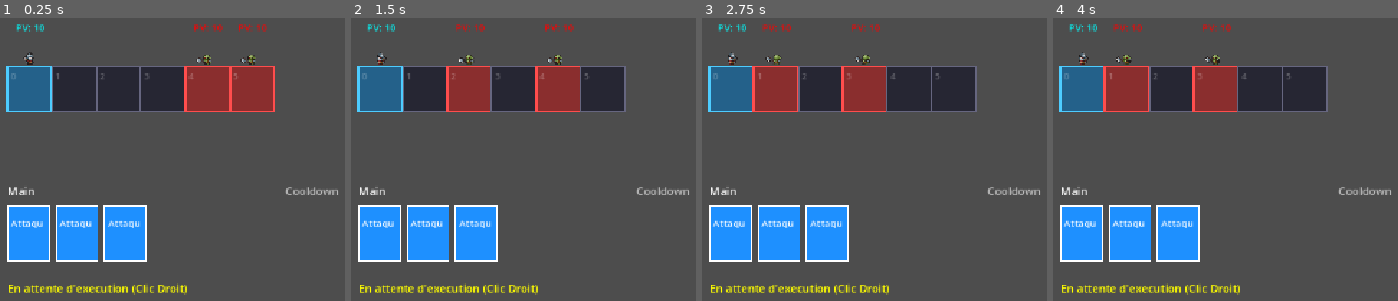
Above: before the commit, frames 1-4 (left to right).
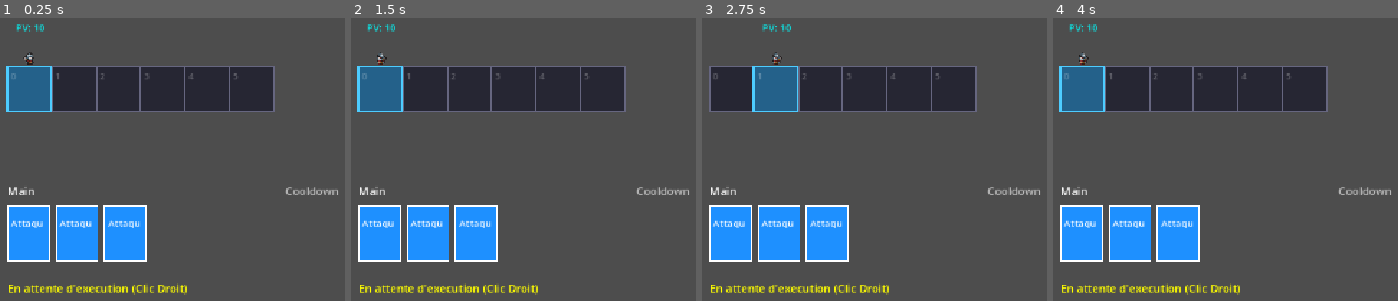
Above: after the commit, the same moments.

Repository: NiorsHaz/GMJ-Instase-2026
Game: Godot game, scene res://Scene/level_test.tscn
The game is run twice, just before and just after one commit, with the same random seed, the same clock (stepped at 60 frames per second) and the same inputs.
Inputs (mouse positions are in pixels of both pictures, inside the frame that each line leads up to):
- Up to frame 1 (0.25 s): no input
- Up to frame 2 (1.5 s): tap Enter (ui_accept) at 0.5, 0.77, 1.25 s; move the mouse to (outside the picture) at 0.52 s; hold Right (ui_right) 0.53-1.28 s; tap E at 0.6, 1.35 s; click (outside the picture) at 0.67 s; move the mouse to (530, 176) at 1.27 s; hold Left (ui_left) from 1.28 s (still down)
- Up to frame 3 (2.75 s): tap Enter (ui_accept) at 1.52, 2 s; move the mouse to (outside the picture) at 2.02 s; release Left (ui_left) at 2.03 s; hold Right (ui_right) from 2.03 s (still down); tap E at 2.1 s
- Up to frame 4 (4 s): tap Enter (ui_accept) at 2.75, 3.02, 3.5, 3.77 s; move the mouse to (1349, 244) at 2.77 s; tap E at 2.85, 3.6 s; click (1349, 244) at 2.92 s; move the mouse to (outside the picture) at 3.52 s; release Right (ui_right) at 3.53 s; hold Left (ui_left) from 3.53 s (still down)

The runs differ from the first frame. In frame 1, 4.7% of the frame differs, in the area x 53-80%, y 2-34%; in frame 2, 4.6%; in frame 3, 7.0%, in the area x 1-54%, y 2-34%; in frame 4, 4.7%.

Commit message:
Update wordDatabase

Diff:
--- a/Scripts/Classes/books_stats.gd
+++ b/Scripts/Classes/books_stats.gd
@@ -12,26 +12,27 @@
 @export var icons: Texture2D
 @export var selling_price : int = 0
 @export var buying_price : int = 0
+@export var max_word : int = 4
 
 @export_group("book_words")
 @export var word_database: WordDatabases
 @export var word_ids: Array[int] = []
 
-
 func get_words() -> Array[WordStats]:
 	var result: Array[WordStats] = []
+	if word_database == null:
+		push_warning("word_database est null")
+		return result
 
-	if word_database == null:
-		return result
+	print("Livre: ", name, " | ", resource_path, " | word_ids = ", word_ids)
 
 	for word_id in word_ids:
 		var word = word_database.find_by_id(word_id)
-
-		if word != null:
-			result.append(word)
-
+		print("  id demandé ", word_id, " -> ", word)
+		if word == null:
+			continue
+		result.append(word)
 	return result
-
 
 @export_group("type_book_stats")
 @export var book_type_id: int = 0
--- a/Scripts/Classes/players_stats.gd
+++ b/Scripts/Classes/players_stats.gd
@@ -1,6 +1,7 @@
 class_name PlayersStats extends Resource
 
 @export_group("player_stats")
+
 @export var pv := 10
 @export var stunt := 5
 @export var left_range := 0
--- a/Scripts/Classes/word_database.gd
+++ b/Scripts/Classes/word_database.gd
@@ -2,7 +2,15 @@
 
 @export var words : Array[WordStats] = []
 
-func find_by_id( word_id : int) -> WordStats:
+func find_by_id(word_id : int) -> WordStats:
 	for word in words:
-		return word
+		if word != null and word.id == word_id:
+			return word
 	return null
+
+func find_all() -> Array[WordStats]:
+	var result: Array[WordStats] = []
+	for word in words:
+		if word != null:
+			result.append(word)
+	return result
--- a/Scripts/script.gd
+++ b/Scripts/script.gd
@@ -25,7 +25,7 @@
 	generate_grid()
 	spawn_player()
 	# spawn_enemy()
-	spawn_enemies(2)
+	#spawn_enemies(2)
 	#spawn_boss()
 	setup_deck()
 	if is_instance_valid(enemy_instance):
@@ -264,7 +264,7 @@
 	action_queue.clear()
 	cooldown_list.clear()
 	if books != null:
-		var words = books.get_words()
+		var words = await books.get_words()
 		for word in words:
 			var cd = word.cooldown
 			if cd <= 0:
